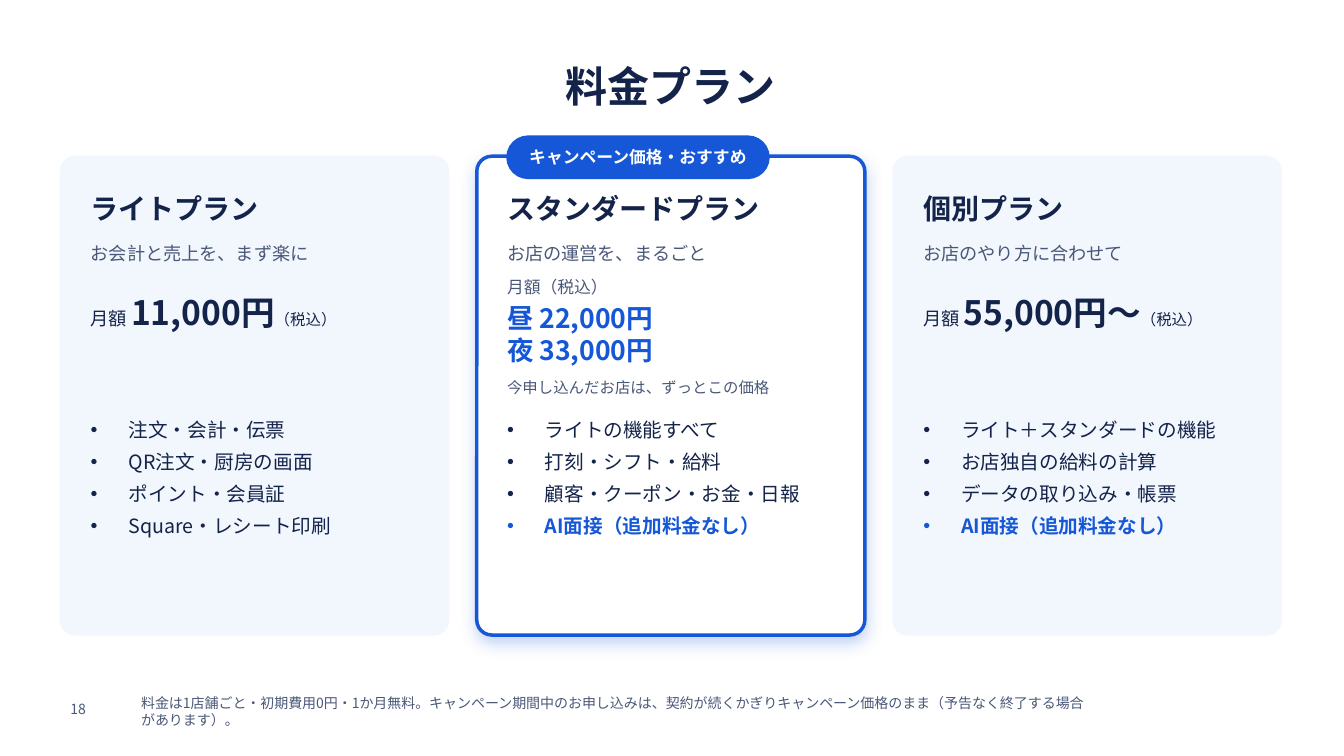
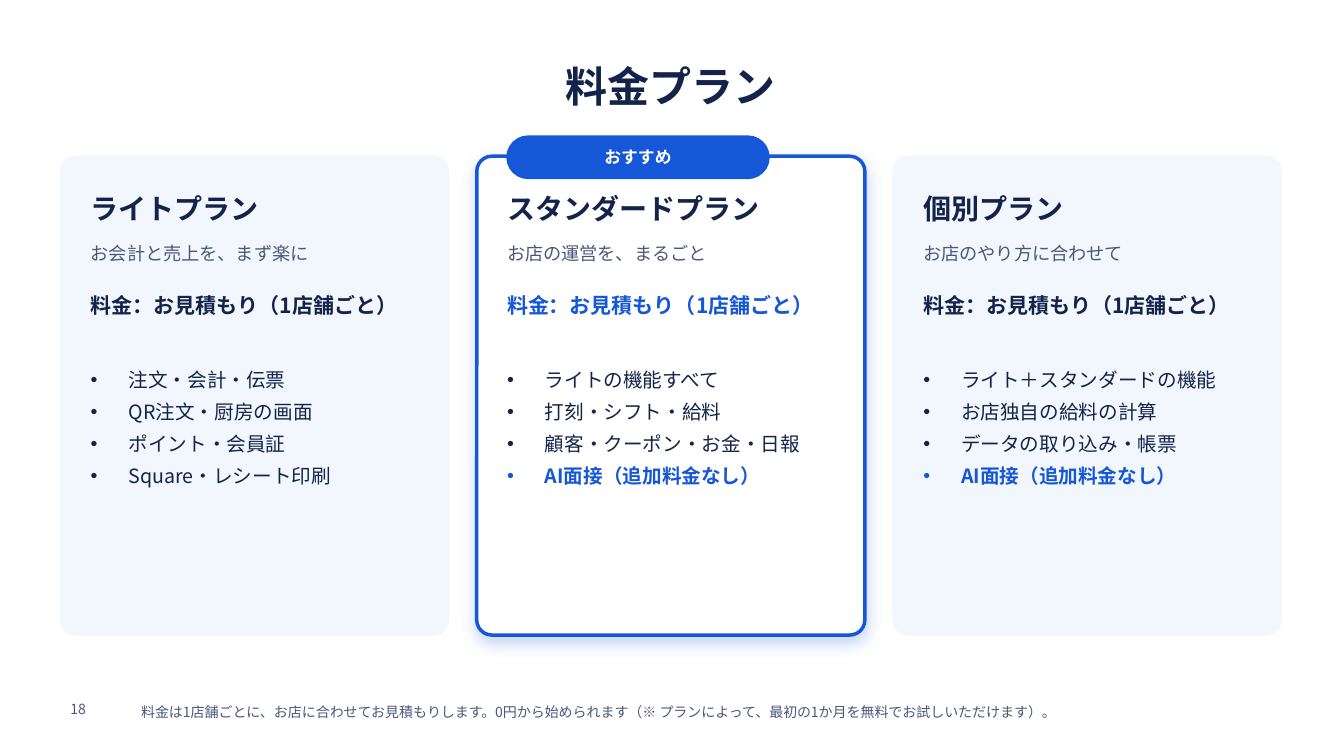
Before and after one commit to SatoAkito2026/GACHICAREERAI, a slide deck: slide 18 of docs/posupos-sales/posupos-shiryo.pptx. Drawn at 1344x756 pixels with LibreOffice and Linux fonts; fonts in the diff are those of the drawing; background and template pictures are left out. Boxes give left, top, right and bottom in pixels: in the first picture for what was removed or moved away, otherwise in the second. Text is boxed around its words. In the diff, an @@ line names an element or a change of style, - is before the commit and + after.

```diff
--- a/docs/posupos-sales/posupos-shiryo.pptx
+++ b/docs/posupos-sales/posupos-shiryo.pptx
@@ text at (604, 149, 671, 164): text changed @@
-キャンペーン価格・おすすめ
+おすすめ
@@ text at (91, 295, 397, 315): text changed; size 24 to 15 pt @@
-月額 11,000円（税込）
+料金：お見積もり（1店舗ごと）
@@ text "料金：お見積もり（1店舗ごと）" at (91, 295, 397, 315): vertical alignment middle to top @@
@@ text at (507, 295, 813, 315): text changed; size 12 to 15 pt; text colour #4A5878 to #1557D6; bold on @@
-月額（税込）
+料金：お見積もり（1店舗ごと）
@@ text removed at (923, 298, 1203, 332) @@
-月額 55,000円〜（税込）
@@ text added at (923, 295, 1229, 315), 15 pt, text #13234A, bold @@
+料金：お見積もり（1店舗ごと）
@@ text removed at (507, 306, 654, 366) @@
-昼 22,000円
-夜 33,000円
@@ text "注文・会計・伝票": place and size @@
-text "注文・会計・伝票" at (129, 420, 332, 538)
+text "注文・会計・伝票" at (129, 370, 332, 488)
@@ text "ライトの機能すべて": place and size @@
-text "ライトの機能すべて" at (545, 420, 800, 535)
+text "ライトの機能すべて" at (545, 370, 800, 485)
@@ text removed at (507, 380, 769, 395) @@
-今申し込んだお店は、ずっとこの価格
@@ text "ライト＋スタンダードの機能": place and size @@
-text "ライト＋スタンダードの機能" at (961, 420, 1216, 535)
+text "ライト＋スタンダードの機能" at (961, 370, 1216, 485)
@@ text at (141, 705, 1056, 718): text changed @@
-料金は1店舗ごと・初期費用0円・1か月無料。キャンペーン期間中のお申し込みは、契約が続くかぎりキャンペーン価格のまま（予告なく終了する場合があります）。
+料金は1店舗ごとに、お店に合わせてお見積もりします。0円から始められます（※ プランによって、最初の1か月を無料でお試しいただけます）。
```
Also in this commit, not shown: 2 other slides changed, 4 other files.
